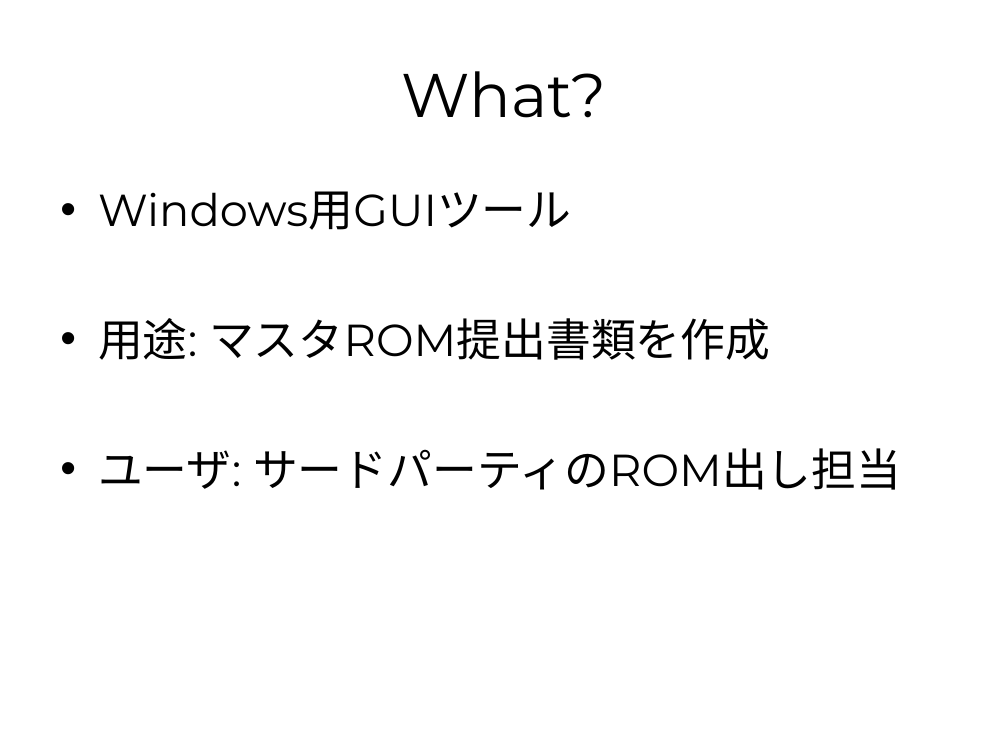
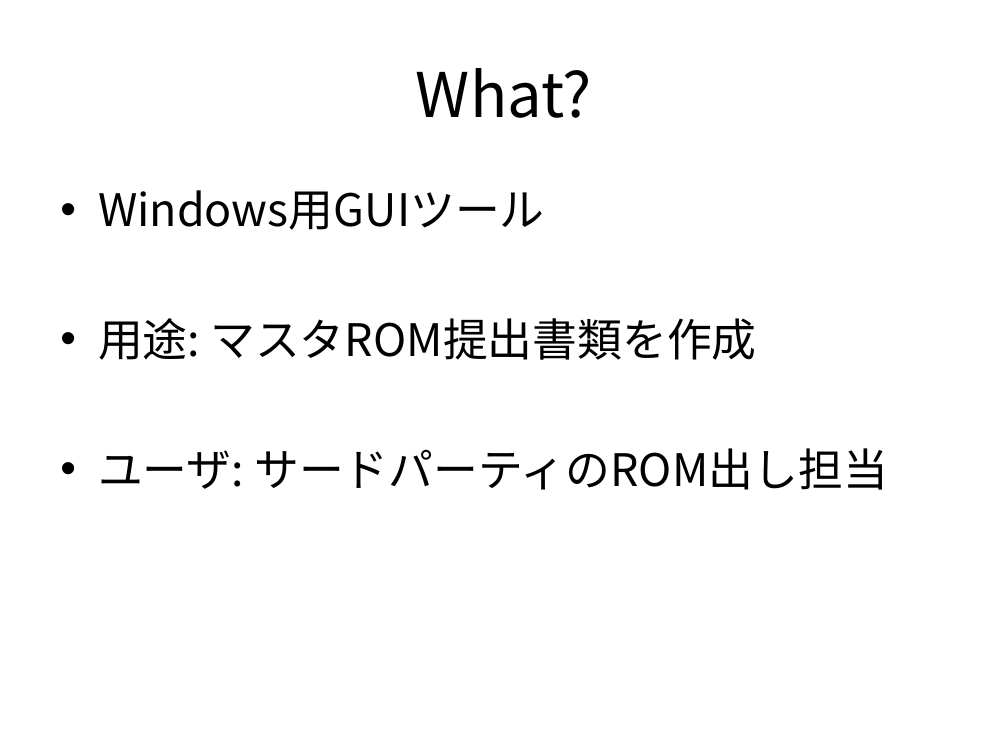
Before and after one commit to rvtr/TwlIPL, a slide deck: slide 2 of docs/マスタエディタ/マスタエディタ簡易仕様書.ppt. Drawn at 1008x756 pixels with LibreOffice and Linux fonts; fonts in the diff are those of the drawing. Boxes give left, top, right and bottom in pixels: in the first picture for what was removed or moved away, otherwise in the second. Text is boxed around its words. In the diff, an @@ line names an element or a change of style, - is before the commit and + after.

Commit message:
マスタエディタ:ドキュメント更新。クラス図ほか。

```diff
--- a/docs/マスタエディタ/マスタエディタ簡易仕様書.ppt
+++ b/docs/マスタエディタ/マスタエディタ簡易仕様書.ppt
@@ title "What?" at box(416, 68, 592, 118): font Montserrat to Noto Sans CJK JP @@
@@ text "Windows用GUIツール" at box(98, 190, 888, 490): font Montserrat to Noto Sans CJK JP @@
```
Also in this commit, not shown: 3 other slides changed, 2 other files.
